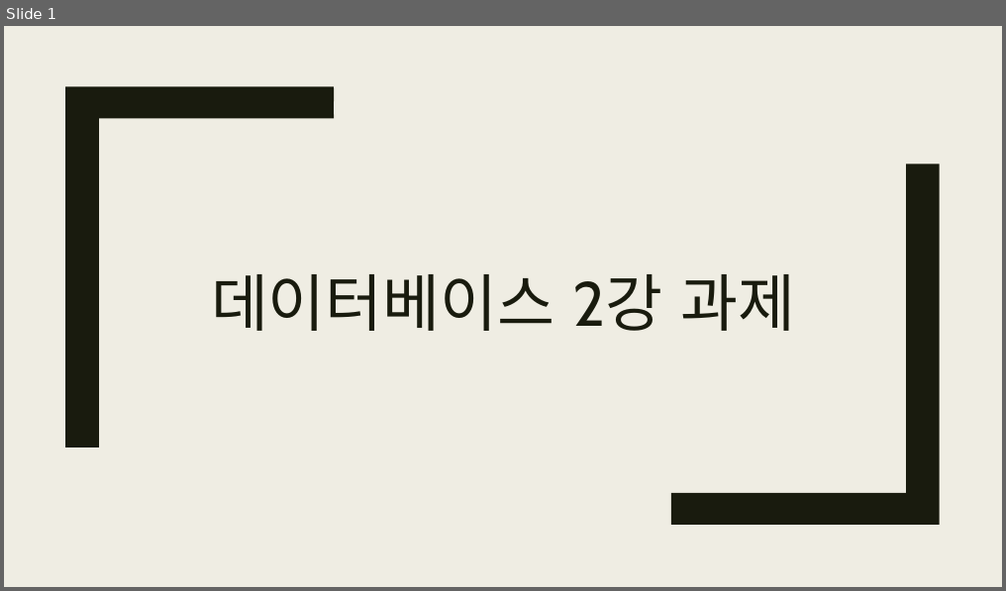
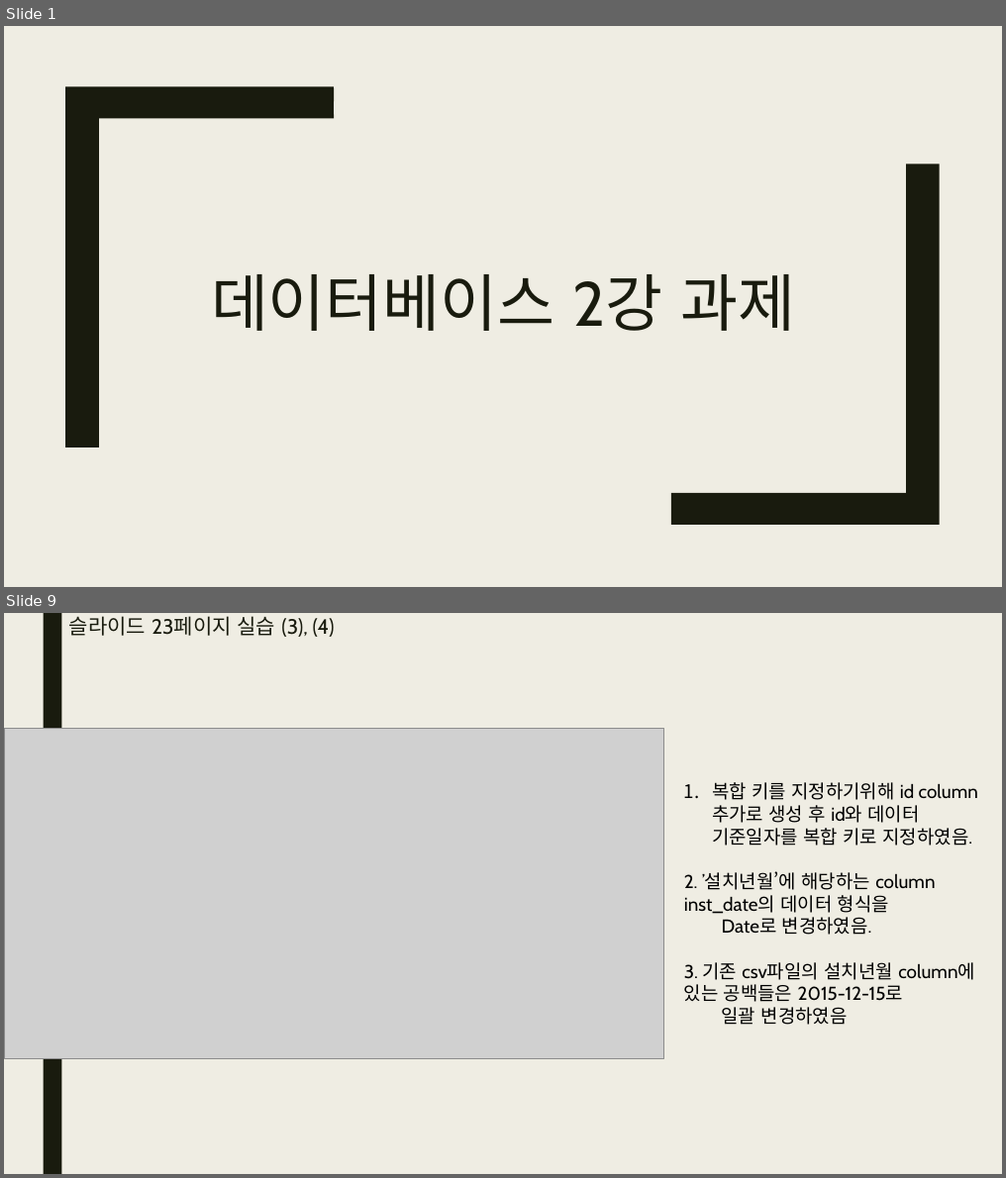
Before and after one commit to bino0130/politec-database, a slide deck: 데이터베이스프로그래밍 과제/20230509 데이터베이스 2강 과제.pptx. Shown one above the other, each under a label of ours: slide 1 before the commit, slides 1 and 9 after it; the slides between them are not shown. The pictures are 1006x591 and 1006x1178 pixels, drawn with LibreOffice and Linux fonts; fonts in the diff are those of the drawing; grey boxes stand for pictures. Boxes give left, top, right and bottom in pixels: in the first picture for what was removed or moved away, otherwise in the second. Text is boxed around its words. In the diff, an @@ line names an element or a change of style, - is before the commit and + after.

```diff
--- a/데이터베이스프로그래밍 과제/20230509 데이터베이스 2강 과제.pptx
+++ b/데이터베이스프로그래밍 과제/20230509 데이터베이스 2강 과제.pptx
@@ slide 9 added at [4,613,1002,1174], background #EFEDE3 @@
@@ rectangle added at [43,613,61,1174], fill #191B0E @@
@@ title added at [69,616,335,637], 20 pt, text #191B0E @@
+슬라이드 23페이지 실습 (3), (4)
@@ picture added at [4,728,664,1059] @@
@@ text added at [684,782,978,1025], 18 pt, text #000000 @@
+1. 복합 키를 지정하기위해 id column 추가로 생성 후 id와 데이터 기준일자를 복합 키로 지정하였음.
+2. ’설치년월’에 해당하는 column inst_date의 데이터 형식을
+Date로 변경하였음.
+3. 기존 csv파일의 설치년월 column에 있는 공백들은 2015-12-15로
+일괄 변경하였음
```
Also in this commit, not shown: 6 slides changed, 17 other slides added.
